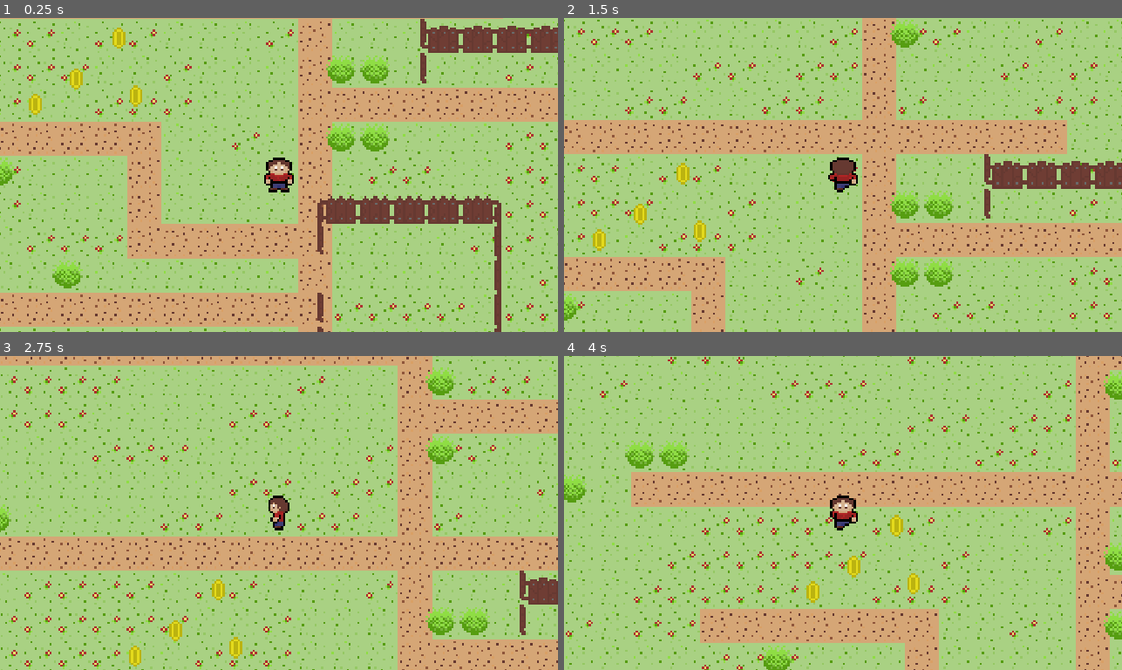
Above: before the commit, frames 1-4 (two rows, left to right).
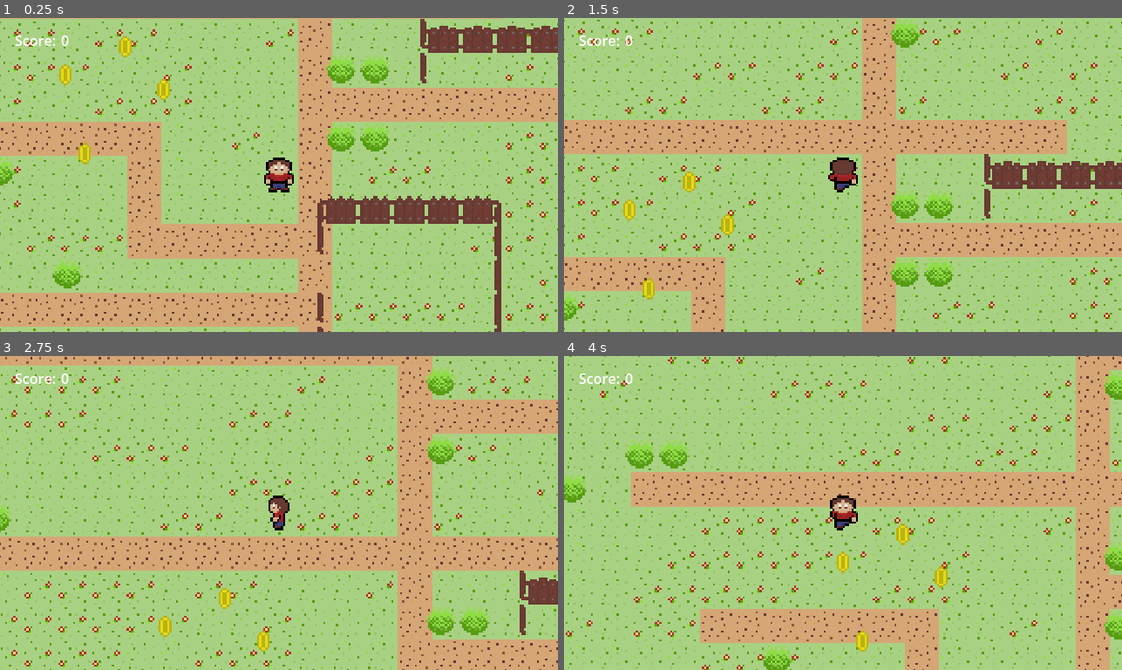
Above: after the commit, the same moments.

Repository: mo-mak/top-down-game--https---www.youtube.com-watch-v-f-9-dx-ywrfz-7a-t-787s
Game: Godot game, scene res://scenes/level1.tscn
The game is run twice, just before and just after one commit, with the same random seed, the same clock (stepped at 60 frames per second) and the same inputs. This scene is started directly instead of the project's main scene.
Inputs:
- Up to frame 1 (0.25 s): no input
- Up to frame 2 (1.5 s): tap Enter at 0.5 s; hold W (move_up) from 0.53 s (still down)
- Up to frame 3 (2.75 s): release W (move_up) at 2.03 s; hold A (move_left) from 2.03 s (still down)
- Up to frame 4 (4 s): release A (move_left) at 3.53 s; hold S (move_down) from 3.53 s (still down)

The runs differ from the first frame. In frame 1, 1.0% of the frame differs, in the area x 2-31%, y 3-47%; in frame 2, 1.1%; in frame 3, 0.9%; in frame 4, 1.1%, in the area x 2-69%, y 5-95%.

Commit message:
created UI scene
UI scene displays number of coins collected. Number of coins is no longer in the Player Script. the UI script will take care of counting the coins picked up and displaying them

Diff:
--- /dev/null
+++ b/UI.tscn
@@ -0,0 +1,20 @@
+[gd_scene format=3 uid="uid://beooht1iyrv8u"]
+
+[ext_resource type="Script" uid="uid://cfawsg364qouw" path="res://ui.gd" id="1_b3bc3"]
+
+[node name="CanvasLayer" type="CanvasLayer" unique_id=656647733]
+script = ExtResource("1_b3bc3")
+
+[node name="scoreNumber" type="Label" parent="." unique_id=233697303]
+offset_left = 70.0
+offset_top = 14.0
+offset_right = 110.0
+offset_bottom = 37.0
+text = "0"
+
+[node name="scoreLabel" type="Label" parent="." unique_id=20188212]
+offset_left = 17.0
+offset_top = 14.0
+offset_right = 69.0
+offset_bottom = 37.0
+text = "Score: "
--- a/scenes/level1.tscn
+++ b/scenes/level1.tscn
@@ -3,6 +3,7 @@
 [ext_resource type="PackedScene" uid="uid://bm3uak4fg01f4" path="res://coin.tscn" id="1_m7ahb"]
 [ext_resource type="Texture2D" uid="uid://c7l1rs646edcg" path="res://assets/tilemap/environment.png" id="1_wwpf4"]
 [ext_resource type="PackedScene" uid="uid://bgh6ciowlrfmf" path="res://scenes/player.tscn" id="2_wwpf4"]
+[ext_resource type="PackedScene" uid="uid://beooht1iyrv8u" path="res://UI.tscn" id="3_dwgg1"]
 
 [sub_resource type="TileSetAtlasSource" id="TileSetAtlasSource_m7ahb"]
 texture = ExtResource("1_wwpf4")
@@ -106,23 +107,25 @@
 [node name="Camera2D" type="Camera2D" parent="Player" unique_id=332301586]
 zoom = Vector2(2.45, 2.45)
 
+[node name="CanvasLayer" parent="Player/Camera2D" unique_id=656647733 instance=ExtResource("3_dwgg1")]
+
 [node name="coin" parent="." unique_id=761356455 instance=ExtResource("1_m7ahb")]
-position = Vector2(284, 204)
+position = Vector2(279, 202)
 rotation = -3.1415925
 
 [node name="coin2" parent="." unique_id=490262529 instance=ExtResource("1_m7ahb")]
-position = Vector2(265, 216)
+position = Vector2(288, 239)
 rotation = -3.1415925
 
-[node name="coin3" parent="." unique_id=1577284738 instance=ExtResource("1_m7ahb")]
-position = Vector2(304, 185)
+[node name="coin3" parent="." unique_id=1771418567 instance=ExtResource("1_m7ahb")]
+position = Vector2(307, 189)
 rotation = -3.1415925
 
-[node name="coin4" parent="." unique_id=497095081 instance=ExtResource("1_m7ahb")]
-position = Vector2(312, 212)
+[node name="coin4" parent="." unique_id=1409522358 instance=ExtResource("1_m7ahb")]
+position = Vector2(325, 209)
 rotation = -3.1415925
 
-[connection signal="coin_touched" from="coin" to="Player" method="_on_coin_coin_touched"]
-[connection signal="coin_touched" from="coin2" to="Player" method="_on_coin_coin_touched"]
-[connection signal="coin_touched" from="coin3" to="Player" method="_on_coin_coin_touched"]
-[connection signal="coin_touched" from="coin4" to="Player" method="_on_coin_coin_touched"]
+[connection signal="coin_touched" from="coin" to="Player/Camera2D/CanvasLayer" method="_on_coin_coin_touched"]
+[connection signal="coin_touched" from="coin2" to="Player/Camera2D/CanvasLayer" method="_on_coin_coin_touched"]
+[connection signal="coin_touched" from="coin3" to="Player/Camera2D/CanvasLayer" method="_on_coin_coin_touched"]
+[connection signal="coin_touched" from="coin4" to="Player/Camera2D/CanvasLayer" method="_on_coin_coin_touched"]
--- a/scenes/player.gd
+++ b/scenes/player.gd
@@ -2,7 +2,6 @@
 
 var character_direction : Vector2
 var character_speed := 4000
-var score : int = 0
 @onready var animated_sprite_2d: AnimatedSprite2D = $AnimatedSprite2D
 
 # the "\" just breaks this long line of code to snipets. probably bad practice lol
@@ -41,8 +40,3 @@
 
 
 	move_and_slide()
-
-
-func _on_coin_coin_touched() -> void:
-	score += 1
-	print("coins: ",score)
--- /dev/null
+++ b/score_number.gd
@@ -0,0 +1,5 @@
+extends Label
+
+var coins = 0
+# Called every frame. 'delta' is the elapsed time since the previous frame.
+func _process(delta: float) -> void:
--- /dev/null
+++ b/ui.gd
@@ -0,0 +1,10 @@
+extends CanvasLayer
+
+var coins : int = 0
+@onready var score_number: Label = $scoreNumber
+
+func _process(delta: float) -> void:
+	score_number.text = str(coins)
+
+func _on_coin_coin_touched() -> void:
+	coins += 1
Not shown, added: score_number.gd.uid
Not shown, added: ui.gd.uid
